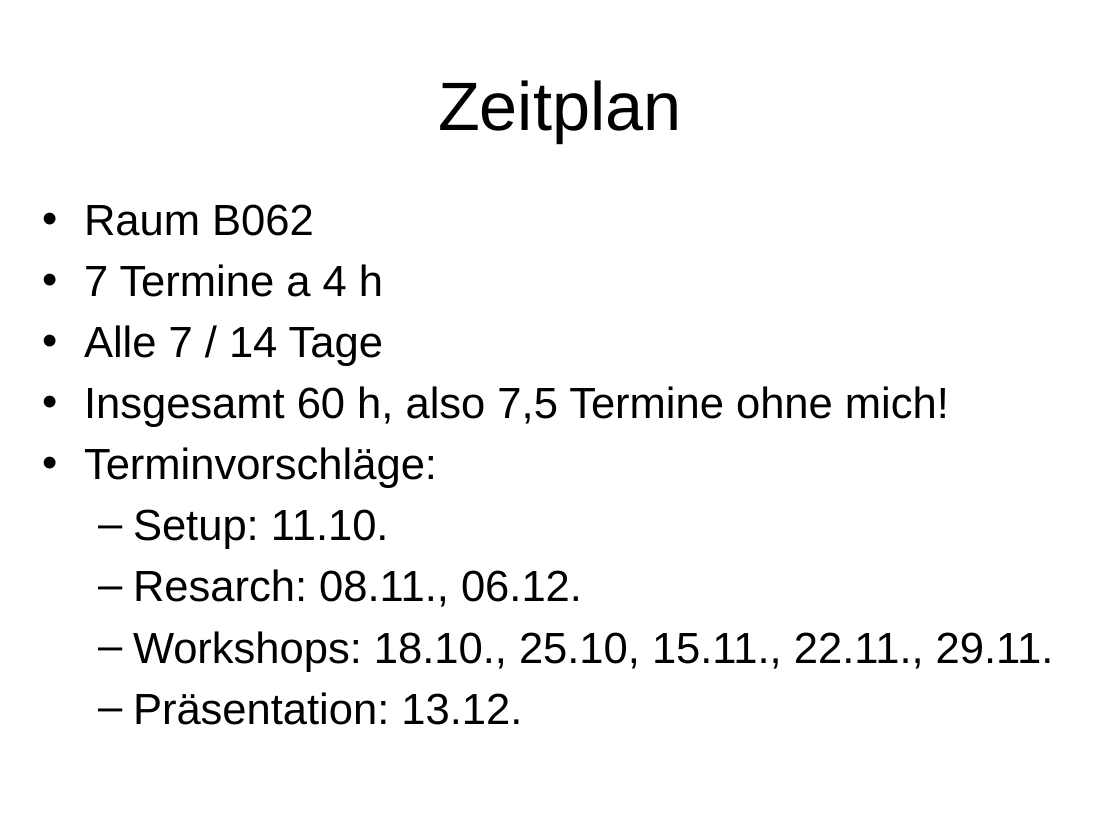
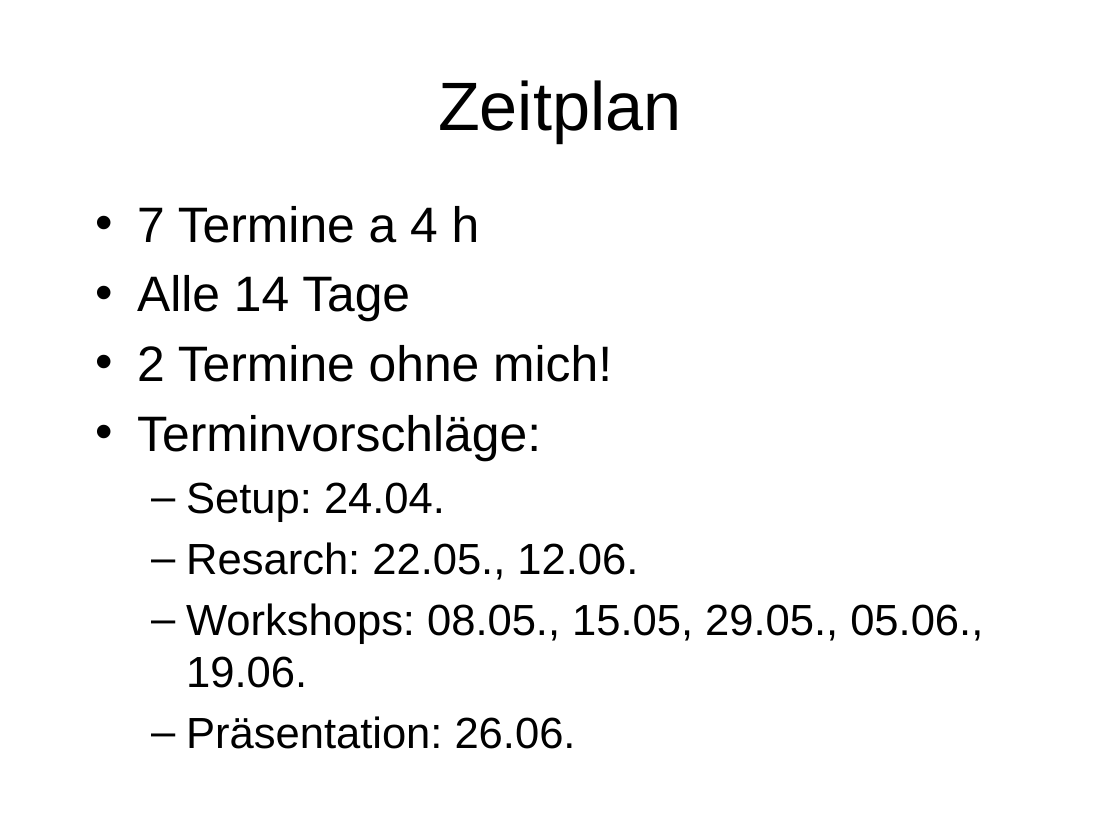
Before and after one commit to owronka/SubZeroMicroservices, a slide deck: slide 12 of doc/Resilient Microservices.pptx (slide 13 before the commit). Drawn at 1120x840 pixels with LibreOffice and Linux fonts; fonts in the diff are those of the drawing. Boxes give left, top, right and bottom in pixels: in the first picture for what was removed or moved away, otherwise in the second. Text is boxed around its words. In the diff, an @@ line names an element or a change of style, - is before the commit and + after.

```diff
--- a/doc/Resilient Microservices.pptx
+++ b/doc/Resilient Microservices.pptx
@@ text at bbox=[84, 204, 314, 236]: paragraph removed @@
-• Raum B062
@@ text "7 Termine a 4 h": place and size @@
-text "7 Termine a 4 h" at bbox=[84, 204, 1054, 725]
+text "7 Termine a 4 h" at bbox=[137, 206, 983, 749]
@@ text at bbox=[137, 206, 541, 461]: size 28 to 32 pt in "7 Termine a 4 h", "Terminvorschläge:" @@
@@ text at bbox=[137, 275, 612, 382]: text changed; size 28 to 32 pt @@
-• Alle 7 / 14 Tage
-• Insgesamt 60 h, also 7,5 Termine ohne mich!
+• Alle 14 Tage
+• 2 Termine ohne mich!
@@ text at bbox=[186, 482, 983, 749]: text changed @@
-  – Setup: 11.10.
-  – Resarch: 08.11., 06.12.
-  – Workshops: 18.10., 25.10, 15.11., 22.11., 29.11.
-  – Präsentation: 13.12.
+  – Setup: 24.04.
+  – Resarch: 22.05., 12.06.
+  – Workshops: 08.05., 15.05, 29.05., 05.06., 19.06.
+  – Präsentation: 26.06.
```
Also in this commit, not shown: 6 other slides changed, 2 slides added, 1 slide removed, 50 other files.
